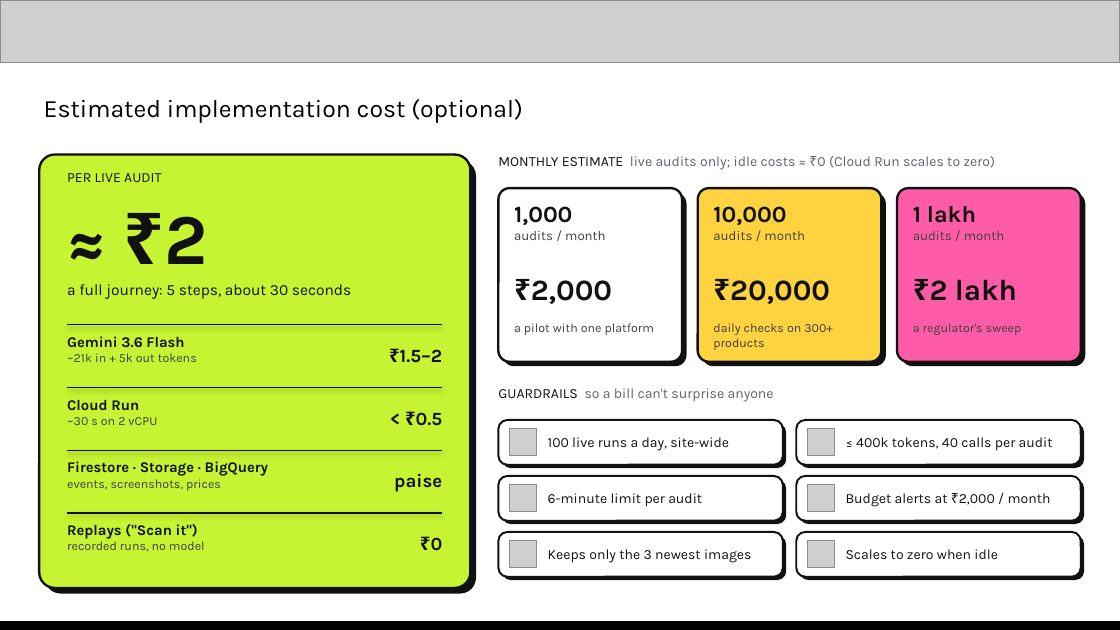
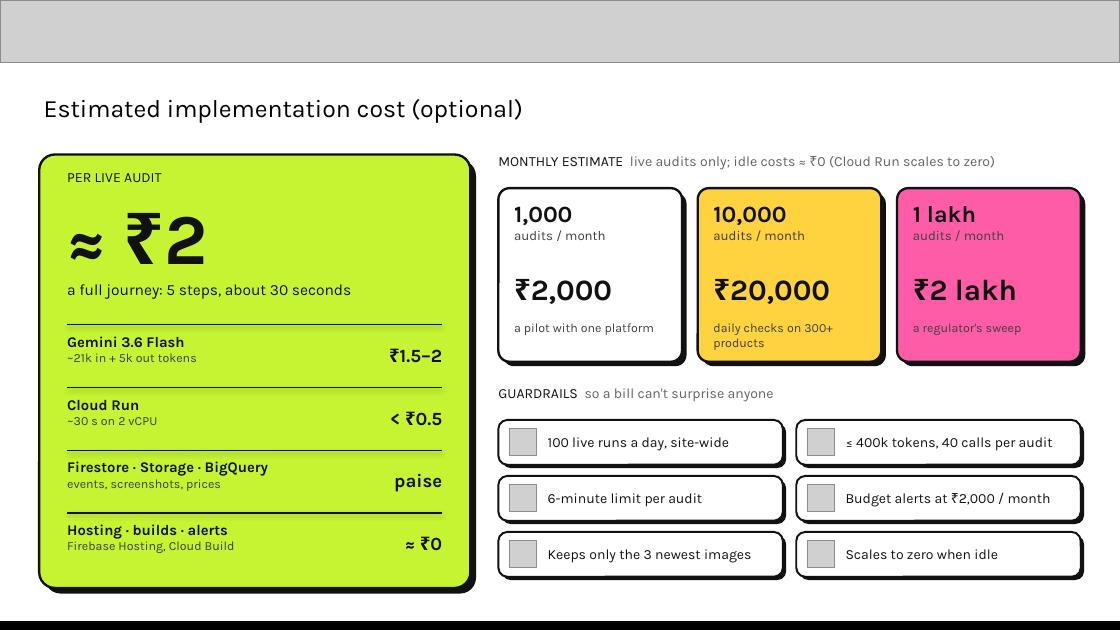
Before and after one commit to saubhagyaashish/shop-honest, a slide deck: slide 9 of Zero Context - Shop Honest - AI Builder Cup.pptx. Drawn at 1120x630 pixels with LibreOffice and Linux fonts; fonts in the diff are those of the drawing; grey boxes stand for pictures. Boxes give left, top, right and bottom in pixels: in the first picture for what was removed or moved away, otherwise in the second. Text is boxed around its words. In the diff, an @@ line names an element or a change of style, - is before the commit and + after.

Commit message:
docs: update presentation and documentation files for AI Builder Cup

```diff
--- a/Zero Context - Shop Honest - AI Builder Cup.pptx
+++ b/Zero Context - Shop Honest - AI Builder Cup.pptx
@@ text at (x1=67, y1=524, x2=235, y2=553): text changed @@
-Replays ("Scan it")
-recorded runs, no model
+Hosting · builds · alerts
+Firebase Hosting, Cloud Build
```
Also in this commit, not shown: 5 other slides changed, 1 slide added, 1 other file.
